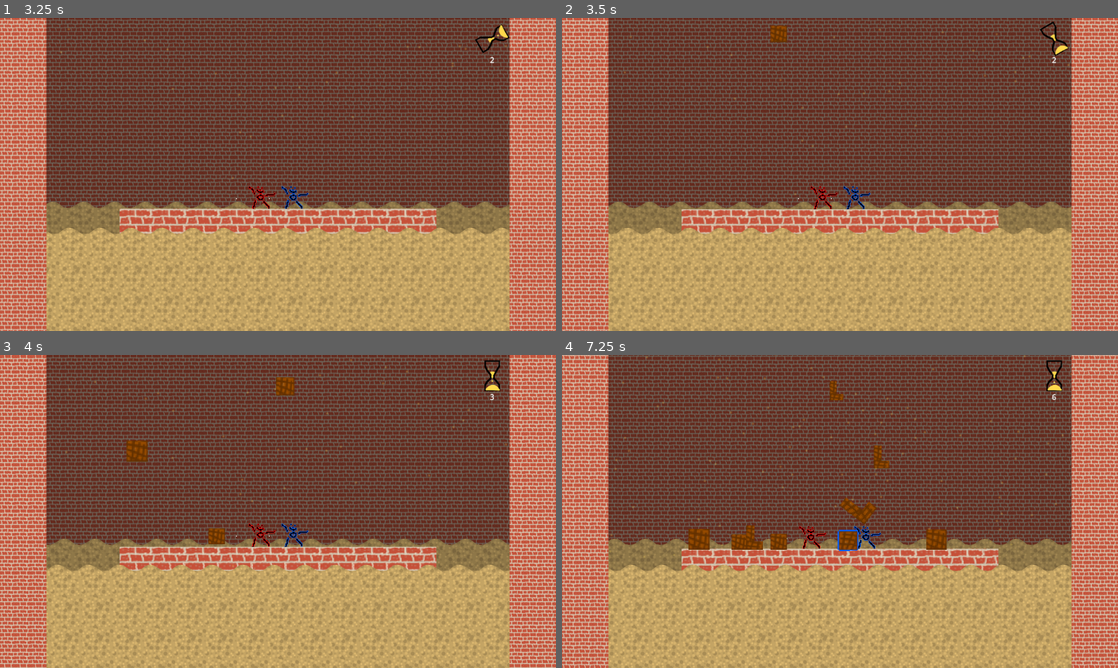
Above: before the commit, frames 1-4 (two rows, left to right).
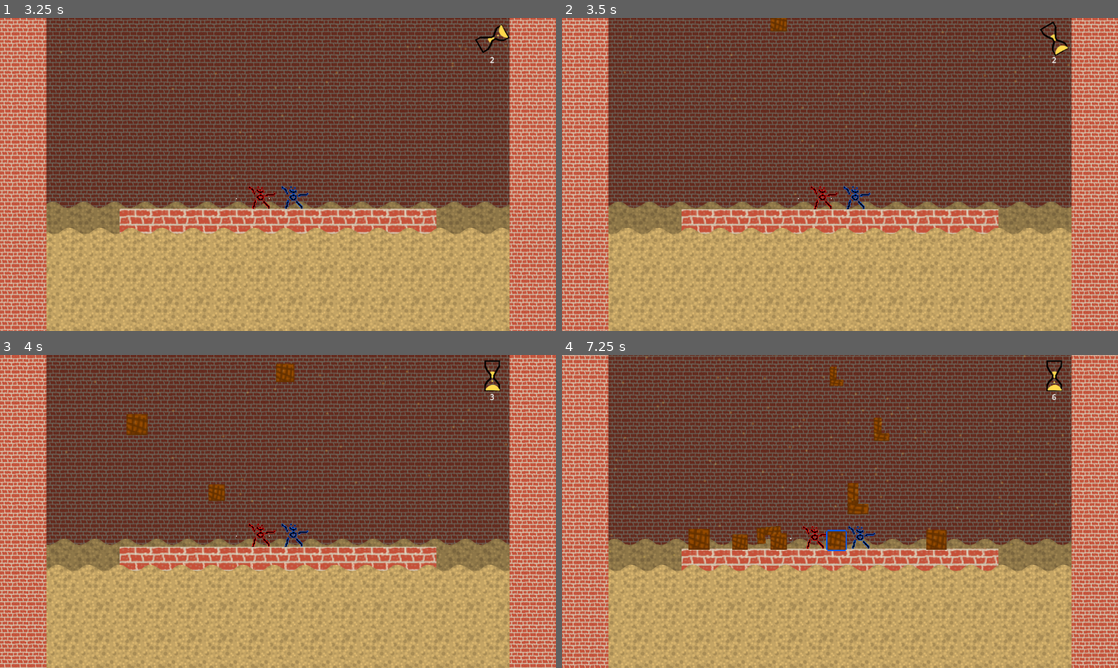
Above: after the commit, the same moments.

Repository: atomazu/quicksand
Game: Godot game, scene res://scenes/title/startmenu.tscn
The game is run twice, just before and just after one commit, with the same random seed, the same clock (stepped at 60 frames per second) and the same inputs.
Inputs (mouse positions are in pixels of both pictures, inside the frame that each line leads up to):
- Up to frame 1 (3.25 s): click "Survival" at 0.5 s; move the mouse to (400, 158) at 1.27 s; tap Mouse wheel up (p1_wheel) at 1.35, 2.1, 2.85 s; move the mouse to (166, 190) at 2.02 s; move the mouse to (333, 105) at 2.77 s
- Up to frame 2 (3.5 s): no input
- Up to frame 3 (4 s): move the mouse to (250, 574) at 3.52 s; tap Mouse wheel up (p1_wheel) at 3.6 s
- Up to frame 4 (7.25 s): move the mouse to (1006, 558) at 4.27 s; tap Mouse wheel up (p1_wheel) every 0.75 s from 4.35 to 6.6 s; move the mouse to (673, 464) at 5.02 s; move the mouse to (867, 511) at 5.77 s; move the mouse to (756, 433) at 6.52 s

Frame 1 is identical in both runs. In frame 2, 0.2% of the frame differs, in the area x 37-41%, y 0-8%; in frame 3, 1.1%; in frame 4, 1.7%, in the area x 24-70%, y 3-63%.

Commit message:
reduced gravity

Diff:
--- a/entities/box.tscn
+++ b/entities/box.tscn
@@ -10,6 +10,7 @@
 [node name="RigidBody2D" type="RigidBody2D" parent="." unique_id=15681418]
 collision_layer = 6
 collision_mask = 6
+gravity_scale = 0.8
 
 [node name="CollisionShape2D" type="CollisionShape2D" parent="RigidBody2D" unique_id=1958041270]
 shape = SubResource("RectangleShape2D_far1q")
--- a/entities/box_L.tscn
+++ b/entities/box_L.tscn
@@ -7,6 +7,7 @@
 [node name="RigidBody2D" type="RigidBody2D" parent="." unique_id=15681418]
 collision_layer = 6
 collision_mask = 6
+gravity_scale = 0.8
 
 [node name="CollisionShape2D" type="CollisionPolygon2D" parent="RigidBody2D" unique_id=9147987]
 polygon = PackedVector2Array(0, -12, -8, -12, -8, 12, 8, 12, 8, 4, 0, 4)
--- a/entities/box_line.tscn
+++ b/entities/box_line.tscn
@@ -10,6 +10,7 @@
 [node name="RigidBody2D" type="RigidBody2D" parent="." unique_id=15681418]
 collision_layer = 6
 collision_mask = 6
+gravity_scale = 0.8
 
 [node name="CollisionShape2D" type="CollisionShape2D" parent="RigidBody2D" unique_id=1958041270]
 shape = SubResource("RectangleShape2D_far1q")
--- a/entities/box_s.tscn
+++ b/entities/box_s.tscn
@@ -7,6 +7,7 @@
 [node name="RigidBody2D" type="RigidBody2D" parent="." unique_id=15681418]
 collision_layer = 6
 collision_mask = 6
+gravity_scale = 0.8
 
 [node name="CollisionShape2D" type="CollisionPolygon2D" parent="RigidBody2D" unique_id=9147987]
 polygon = PackedVector2Array(0, -12, -8, -12, -8, 4, 0, 4, 0, 12, 8, 12, 8, -4, 0, -4)
--- a/entities/box_t.tscn
+++ b/entities/box_t.tscn
@@ -7,6 +7,7 @@
 [node name="RigidBody2D" type="RigidBody2D" parent="." unique_id=15681418]
 collision_layer = 6
 collision_mask = 6
+gravity_scale = 0.8
 
 [node name="CollisionShape2D" type="CollisionPolygon2D" parent="RigidBody2D" unique_id=9147987]
 polygon = PackedVector2Array(12, -8, -12, -8, -12, 0, -4, 0, -4, 8, 4, 8, 4, 0, 12, 0)
